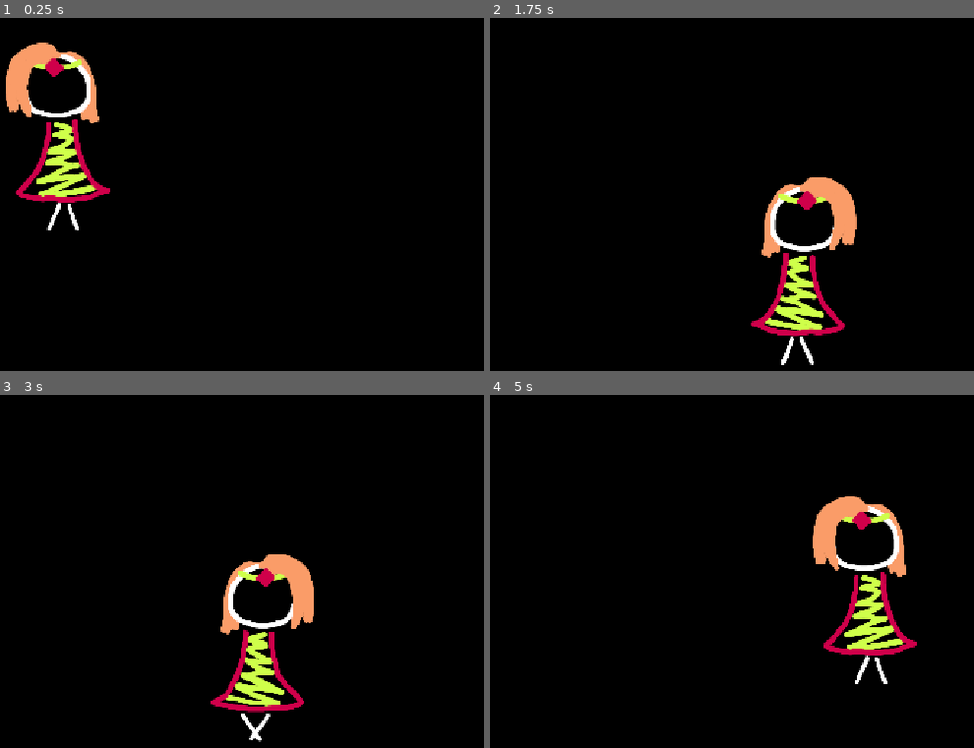
Above: before the commit, frames 1-4 (two rows, left to right).
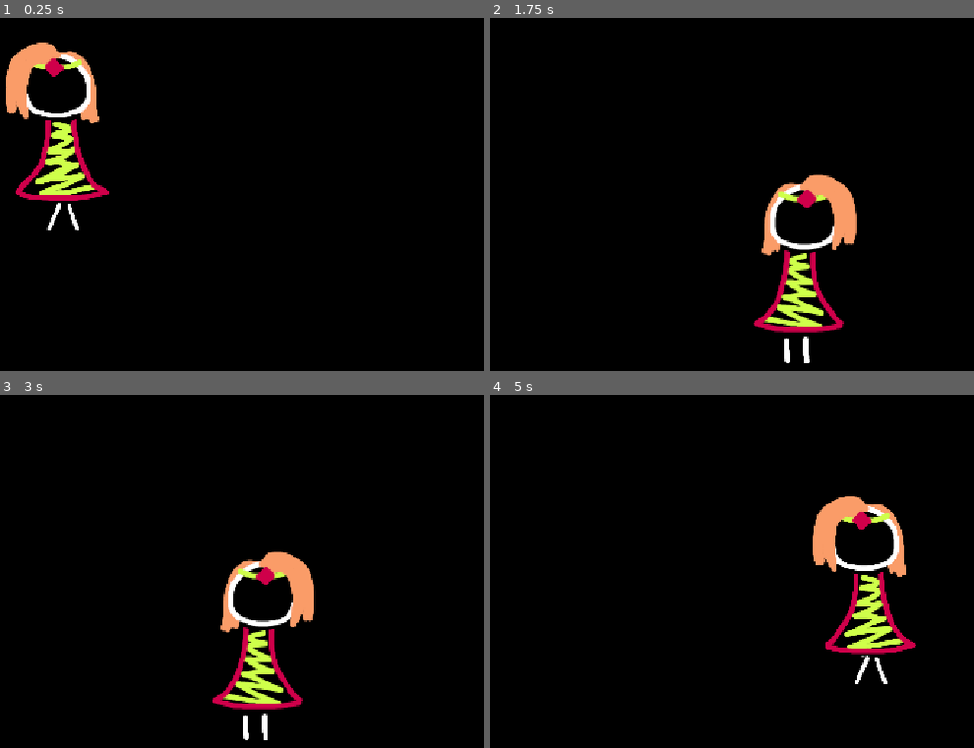
Above: after the commit, the same moments.

Repository: MarmadileManteater/I-Just-Wanted-to-Be-Younger-But-Now-I-m-Fighting-for-My-Life-Against-a-Problematic-Authority-Figure
Game: Godot game, scene res://scenes/screen_test/scene.tscn
Two runs of this game, one before a commit and one after it. Both use one fixed random seed, a clock stepped at 60 frames per second and the inputs below.
Inputs:
- Up to frame 1 (0.25 s): no input
- Up to frame 2 (1.75 s): tap Enter (ui_accept) at 0.5, 0.77, 1.52 s; hold Right (ui_right) from 0.53 s (still down)
- Up to frame 3 (3 s): release Right (ui_right) at 2.03 s; hold Left (ui_left) 2.03-2.78 s; hold Right (ui_right) from 2.78 s (still down)
- Up to frame 4 (5 s): tap Enter (ui_accept) at 3.02, 3.77, 4.52 s; release Right (ui_right) at 4.28 s; hold Left (ui_left) from 4.28 s (still down)

The runs differ from the first frame. In frame 1, 0.7% of the frame differs, in the area x 1-23%, y 20-53%; in frame 2, 2.1%, in the area x 53-76%, y 44-99%; in frame 3, 1.9%; in frame 4, 0.7%.

Commit message:
jumping and stomping
- Fix issue with jump animation not playing for willow
- Add boss feet asset and scene

Diff:
--- /dev/null
+++ b/project/scenes/nested/boss_feet/boss_feet.tscn
@@ -0,0 +1,3 @@
+[gd_scene format=3 uid="uid://cffis6tr16e14"]
+
+[node name="BossFeet" type="StaticBody2D" unique_id=1254997194]
--- a/project/scenes/nested/Willow/CharacterBody2D.gd
+++ b/project/scenes/nested/willow/character_body2d.gd
@@ -4,13 +4,7 @@
 const SPEED = 300.0
 const JUMP_VELOCITY = -400.0
 
-var sprite: AnimatedSprite2D
-
-func set_animation(name: String) -> void:
-	var frame = sprite.frame
-	var progress = sprite.frame_progress
-	sprite.animation = name
-	sprite.set_frame_and_progress(frame, progress)
+var sprite: AnimatedSpriteExtension
 
 func _enter_tree() -> void:
 	sprite = find_child("Sprite")
@@ -29,13 +23,15 @@
 	var direction := Input.get_axis("ui_left", "ui_right")
 	if direction:
 		velocity.x = direction * SPEED
-		sprite.animation = "walk"
 		sprite.flip_h = direction > 0
+		if is_on_floor():
+			sprite.change_animation("walk")
 	else:
-		sprite.animation = "default"
 		velocity.x = move_toward(velocity.x, 0, SPEED)
+		if is_on_floor():
+			sprite.change_animation("default")
 
 	if not is_on_floor():
-		set_animation("jump")
+		sprite.change_animation("jump")
 
 	move_and_slide()
--- a/project/scenes/nested/Willow/Willow.tscn
+++ b/project/scenes/nested/willow/willow.tscn
@@ -1,9 +1,10 @@
 [gd_scene format=3 uid="uid://c8b7r642fn2vm"]
 
 [ext_resource type="Texture2D" uid="uid://bkh1vwc63yiky" path="res://sprites/willow_mg_idle_animation_1.png" id="1_6t4lk"]
-[ext_resource type="Script" uid="uid://b8e46dnrms1cn" path="res://scenes/nested/Willow/CharacterBody2D.gd" id="1_nwiua"]
+[ext_resource type="Script" uid="uid://b8e46dnrms1cn" path="res://scenes/nested/willow/character_body2d.gd" id="1_nwiua"]
 [ext_resource type="Texture2D" uid="uid://bh17uswntqtwb" path="res://sprites/willow_mg_walk_animation_1.png" id="2_cf4f7"]
 [ext_resource type="Texture2D" uid="uid://dewhu0dbsgn6p" path="res://sprites/willow_mg_jump_animation_1.png" id="3_30s3t"]
+[ext_resource type="Script" uid="uid://dkkdd3f8mas32" path="res://scripts/animated_sprite2d.gd" id="5_bxhn5"]
 
 [sub_resource type="AtlasTexture" id="AtlasTexture_q4pai"]
 atlas = ExtResource("1_6t4lk")
@@ -105,7 +106,8 @@
 texture_filter = 1
 sprite_frames = SubResource("SpriteFrames_kds0v")
 autoplay = "default"
-frame_progress = 0.60017043
+frame_progress = 0.7602535
+script = ExtResource("5_bxhn5")
 
 [node name="Shape" type="CollisionShape2D" parent="." unique_id=802599809]
 position = Vector2(-11.5, -1.5)
--- a/project/scenes/screen_test/scene.tscn
+++ b/project/scenes/screen_test/scene.tscn
@@ -1,6 +1,6 @@
 [gd_scene format=3 uid="uid://bbt08jhhrbiom"]
 
-[ext_resource type="PackedScene" uid="uid://c8b7r642fn2vm" path="res://scenes/nested/Willow/Willow.tscn" id="1_uvblx"]
+[ext_resource type="PackedScene" uid="uid://c8b7r642fn2vm" path="res://scenes/nested/willow/willow.tscn" id="1_uvblx"]
 
 [sub_resource type="RectangleShape2D" id="RectangleShape2D_6wcjf"]
 size = Vector2(1163, 20)
--- /dev/null
+++ b/project/scripts/animated_sprite2d.gd
@@ -0,0 +1,20 @@
+extends AnimatedSprite2D
+
+class_name AnimatedSpriteExtension
+
+# changes animation without changing frame number or speed
+func change_animation(name: String) -> void:
+	var f = frame
+	var progress = frame_progress
+	var speed = speed_scale
+	play(name, speed_scale)
+	set_frame_and_progress(f, progress)
+
+# Called when the node enters the scene tree for the first time.
+func _ready() -> void:
+	pass # Replace with function body.
+
+
+# Called every frame. 'delta' is the elapsed time since the previous frame.
+func _process(delta: float) -> void:
+	pass
Renamed: project/scenes/nested/Willow/CharacterBody2D.gd.uid -> project/scenes/nested/willow/character_body2d.gd.uid
Not shown, added: project/scripts/animated_sprite2d.gd.uid
Binary file added: project/sprites/boss_feet.png
Not shown, added: project/sprites/boss_feet.png.import
Not shown, added: raw_assets/main girl/boss_feet.xcf
